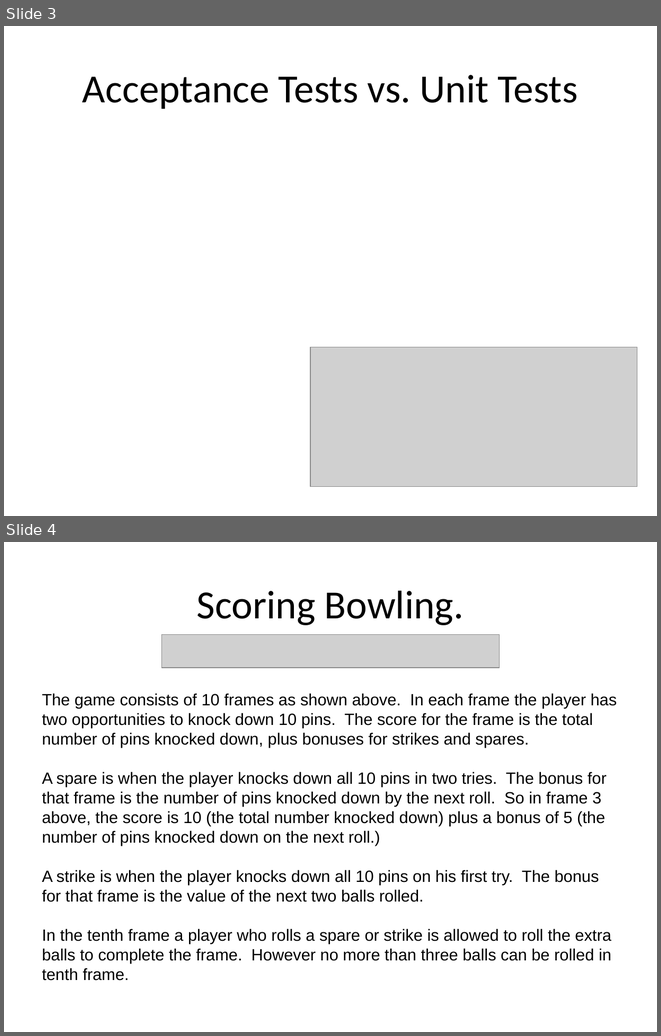
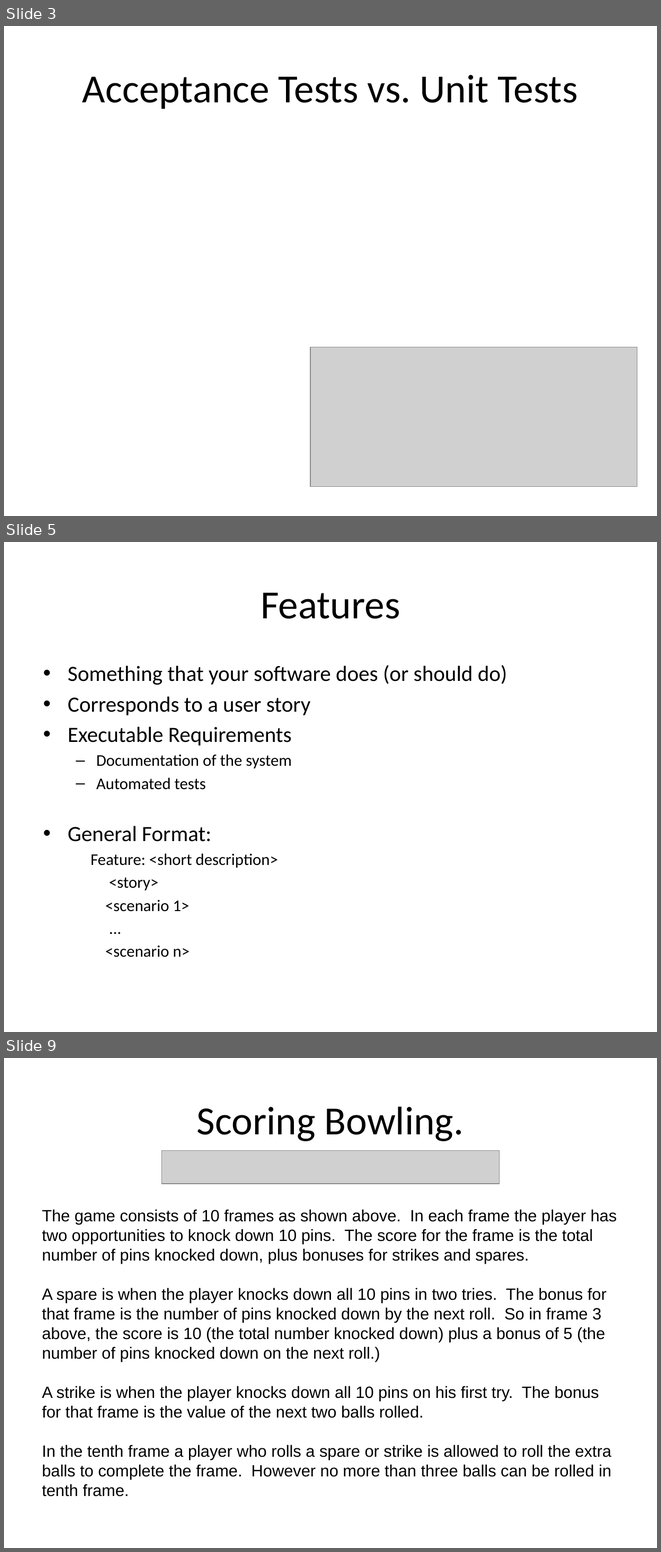
Before and after one commit to shawnewallace/Katas, a slide deck: Presentations/BDD Lunch & Learn.pptx. Shown one above the other, each under a label of ours: slides 3 and 4 before the commit, slides 3, 5 and 9 after it; the slides between them are not shown. The pictures are 661x1036 and 661x1552 pixels, drawn with LibreOffice and Linux fonts; fonts in the diff are those of the drawing; grey boxes stand for pictures. Boxes give left, top, right and bottom in pixels: in the first picture for what was removed or moved away, otherwise in the second. Text is boxed around its words. In the diff, an @@ line names an element or a change of style, - is before the commit and + after.

```diff
--- a/Presentations/BDD Lunch & Learn.pptx
+++ b/Presentations/BDD Lunch & Learn.pptx
@@ slide 5 added at (x1=4, y1=542, x2=657, y2=1032), background #FFFFFF @@
@@ title added at (x1=261, y1=592, x2=400, y2=619), 44 pt, text #000000 @@
+Features
@@ text added at (x1=68, y1=665, x2=508, y2=957), 24 pt, text #000000 @@
+• Something that your software does (or should do)
+• Corresponds to a user story
+• Executable Requirements
+  – Documentation of the system
+  – Automated tests
+• General Format:
+  Feature: <short description>
+  <story>
+  <scenario 1>
+  ...
+  <scenario n>
@@ what was slide 4 is now slide 9 @@
```
Also in this commit, not shown: 1 slide changed, 4 other slides added.
